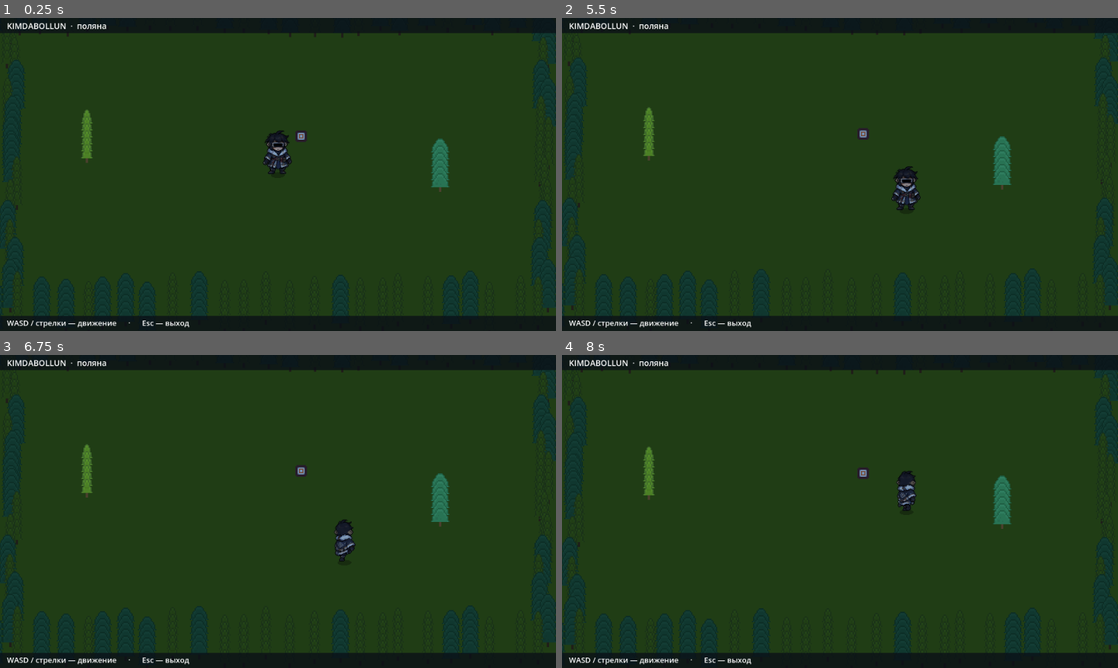
Above: before the commit, frames 1-4 (two rows, left to right).
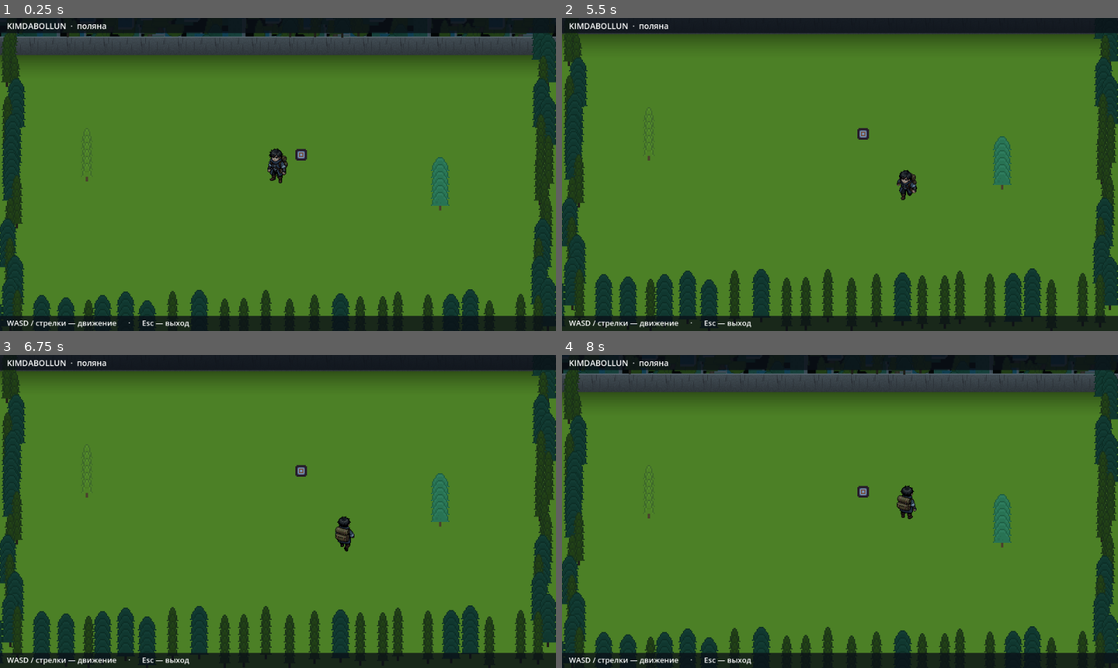
Above: after the commit, the same moments.

Repository: s4m5apu3l/kimdabollun
Game: Godot game, scene res://scenes/main.tscn
The game is run twice, just before and just after one commit, with the same random seed, the same clock (stepped at 60 frames per second) and the same inputs.
Inputs (mouse positions are in pixels of both pictures, inside the frame that each line leads up to):
- Up to frame 1 (0.25 s): no input
- Up to frame 2 (5.5 s): tap Enter at 0.5, 3.5 s; move the mouse to (962, 158) at 0.52 s; hold D (move_right) 0.53-1.25 s; click (962, 158) at 0.67 s; drag from (728, 190) to (812, 237) at 1.27 s; tap Space at 2, 5 s; move the mouse to (895, 105) at 2.02 s; hold D (move_right) 2.03-2.75 s; drag from (812, 237) to (673, 127) at 2.77 s; move the mouse to (1006, 221) at 3.52 s; hold A (move_left) 3.53-4.25 s; drag from (673, 127) to (756, 96) at 4.27 s; move the mouse to (867, 174) at 5.02 s; hold S (move_down) from 5.03 s (still down); click (867, 174) at 5.17 s
- Up to frame 3 (6.75 s): release S (move_down) at 5.75 s; drag from (194, 433) to (166, 527) at 5.77 s; tap Enter at 6.5 s; move the mouse to (400, 495) at 6.52 s; hold W (move_up) from 6.53 s (still down)
- Up to frame 4 (8 s): release W (move_up) at 7.25 s; drag from (728, 527) to (812, 574) at 7.27 s

The runs differ from the first frame. In frame 1, 81% of the frame differs, in the area x 0-100%, y 4-96%; in frame 2, 77%; in frame 3, 77%; in frame 4, 81%.

Commit message:
feat: новый герой (8 направлений) и сцена 3/4 с обрывом

Diff:
--- /dev/null
+++ b/assets/source/hero_sheet.json
@@ -0,0 +1,109 @@
+{
+  "character": {
+    "id": "2eeb0b14-9aa5-4a16-bb2b-e10b327c3bb8",
+    "name": "Idle",
+    "prompt": "Pixel art character, chibi proportions (3 heads tall), 1px dark outline, limited palette, top-down 3/4 view. Young wanderer with messy spiky black hair and bangs over the forehead, pale skin, dark eyes, calm serious expression. Dark gray-blue high scarf collar, long charcoal gray coat with lighter gray folds and wide sleeves, brown leather wrist wraps, brown leather belt with a silver buckle, diagonal brown leather chest strap with a metal buckle, black trousers, brown leather boots with ankle straps. Olive-brown bulky backpack with visible shoulder straps. Soft ellipse shadow under the feet. Transparent background.",
+    "size": {
+      "width": 64,
+      "height": 64
+    },
+    "directions": 8,
+    "view": "high top-down"
+  },
+  "spritesheet": {
+    "path": "Pixel_art_character_chib-Idle.png",
+    "cell_size": {
+      "width": 96,
+      "height": 96
+    },
+    "sheet_size": {
+      "width": 768,
+      "height": 864
+    },
+    "columns": 8,
+    "pivot": "cell-center",
+    "rows": [
+      {
+        "row": 0,
+        "type": "rotations",
+        "frame_count": 8,
+        "directions": [
+          "south",
+          "south-east",
+          "east",
+          "north-east",
+          "north",
+          "north-west",
+          "west",
+          "south-west"
+        ]
+      },
+      {
+        "row": 1,
+        "type": "animation",
+        "frame_count": 6,
+        "animation": "Running",
+        "animation_group_id": "13d084f3-7f8f-4bc6-842d-6dd5e3eb89bd",
+        "direction": "south"
+      },
+      {
+        "row": 2,
+        "type": "animation",
+        "frame_count": 6,
+        "animation": "Running",
+        "animation_group_id": "13d084f3-7f8f-4bc6-842d-6dd5e3eb89bd",
+        "direction": "south-east"
+      },
+      {
+        "row": 3,
+        "type": "animation",
+        "frame_count": 6,
+        "animation": "Running",
+        "animation_group_id": "13d084f3-7f8f-4bc6-842d-6dd5e3eb89bd",
+        "direction": "east"
+      },
+      {
+        "row": 4,
+        "type": "animation",
+        "frame_count": 6,
+        "animation": "Running",
+        "animation_group_id": "13d084f3-7f8f-4bc6-842d-6dd5e3eb89bd",
+        "direction": "north-east"
+      },
+      {
+        "row": 5,
+        "type": "animation",
+        "frame_count": 6,
+        "animation": "Running",
+        "animation_group_id": "13d084f3-7f8f-4bc6-842d-6dd5e3eb89bd",
+        "direction": "north"
+      },
+      {
+        "row": 6,
+        "type": "animation",
+        "frame_count": 6,
+        "animation": "Running",
+        "animation_group_id": "13d084f3-7f8f-4bc6-842d-6dd5e3eb89bd",
+        "direction": "north-west"
+      },
+      {
+        "row": 7,
+        "type": "animation",
+        "frame_count": 6,
+        "animation": "Running",
+        "animation_group_id": "13d084f3-7f8f-4bc6-842d-6dd5e3eb89bd",
+        "direction": "west"
+      },
+      {
+        "row": 8,
+        "type": "animation",
+        "frame_count": 6,
+        "animation": "Running",
+        "animation_group_id": "13d084f3-7f8f-4bc6-842d-6dd5e3eb89bd",
+        "direction": "south-west"
+      }
+    ]
+  },
+  "export_version": "1.0",
+  "export_date": "2026-11-04T06:58:43.064474+00:00"
+}
--- a/scenes/player/player.tscn
+++ b/scenes/player/player.tscn
@@ -3,7 +3,7 @@
 [ext_resource type="Script" path="res://scripts/player.gd" id="1_player"]
 
 [sub_resource type="RectangleShape2D" id="RectangleShape2D_body"]
-size = Vector2(22, 10)
+size = Vector2(22, 8)
 
 [node name="Player" type="CharacterBody2D"]
 motion_mode = 1
@@ -12,10 +12,10 @@
 [node name="Hero" type="AnimatedSprite2D" parent="."]
 
 [node name="CollisionShape2D" type="CollisionShape2D" parent="."]
-position = Vector2(0, -5)
+position = Vector2(0, -4)
 shape = SubResource("RectangleShape2D_body")
 
 [node name="Camera2D" type="Camera2D" parent="."]
-position = Vector2(0, -26)
+position = Vector2(0, -34)
 position_smoothing_enabled = true
 position_smoothing_speed = 8.0
--- a/scripts/arena.gd
+++ b/scripts/arena.gd
@@ -7,6 +7,18 @@
 const TILE := 32
 const TEX_GRASS := preload("res://assets/sprites/grass.png")
 const TEX_FOREST := preload("res://assets/sprites/forest.png")
+const TEX_CLIFF := preload("res://assets/sprites/cliff.png")
+const TEX_SHADOW := preload("res://assets/sprites/shadow.png")
+
+## Высота каменного обрыва позади поляны и глубина его тени на траве.
+const CLIFF_HEIGHT := 32.0
+
+## Сколько леса показываем над обрывом.
+const ART_ABOVE := 64.0
+const SHADOW_DEPTH := 40.0
+
+## Затемнение фонового леса: поляна должна читаться светлее окружения.
+const FOREST_TINT := Color(0.42, 0.48, 0.56, 1.0)
 
 ## Насколько фон-лес больше поляны (рисуется с запасом во все стороны).
 const FOREST_MARGIN := 256
@@ -23,7 +35,7 @@
 
 ## Границы камеры — ровно поляна.
 func camera_rect() -> Rect2:
-	return Rect2(Vector2.ZERO, size_px())
+	return Rect2(Vector2(0.0, -ART_ABOVE), Vector2(size_px().x, size_px().y + ART_ABOVE))
 
 
 ## Зона, по которой можно ходить: всё, кроме полосы деревьев по краю.
@@ -39,15 +51,29 @@
 	_add_tiled(
 		TEX_FOREST,
 		Vector2(-FOREST_MARGIN, -FOREST_MARGIN),
-		s + Vector2(FOREST_MARGIN, FOREST_MARGIN) * 2.0
+		s + Vector2(FOREST_MARGIN, FOREST_MARGIN) * 2.0,
+		FOREST_TINT
 	)
 	# Сама поляна.
 	_add_tiled(TEX_GRASS, Vector2.ZERO, s)
 
+	# Обрыв позади поляны: у стены видно лицо — это и даёт 3/4.
+	_add_tiled(TEX_CLIFF, Vector2.ZERO, Vector2(s.x, CLIFF_HEIGHT))
+
+	# Тень от обрыва, падающая на траву.
+	var shadow := Sprite2D.new()
+	shadow.texture = TEX_SHADOW
+	shadow.texture_repeat = CanvasItem.TEXTURE_REPEAT_ENABLED
+	shadow.region_enabled = true
+	shadow.region_rect = Rect2(Vector2.ZERO, Vector2(s.x, SHADOW_DEPTH))
+	shadow.centered = false
+	shadow.position = Vector2(0.0, CLIFF_HEIGHT)
+	add_child(shadow)
+
 	_build_walls()
 
 
-func _add_tiled(texture: Texture2D, at: Vector2, area: Vector2) -> void:
+func _add_tiled(texture: Texture2D, at: Vector2, area: Vector2, tint: Color = Color.WHITE) -> void:
 	var sprite := Sprite2D.new()
 	sprite.texture = texture
 	sprite.texture_repeat = CanvasItem.TEXTURE_REPEAT_ENABLED
@@ -55,7 +81,7 @@
 	sprite.region_rect = Rect2(Vector2.ZERO, area)
 	sprite.centered = false
 	sprite.position = at
-	sprite.modulate = Color(0.42, 0.48, 0.56, 1.0) if area.x > 400.0 else Color.WHITE
+	sprite.modulate = tint
 	add_child(sprite)
 
 
--- a/scripts/main.gd
+++ b/scripts/main.gd
@@ -39,7 +39,7 @@
 	# Верхний и нижний край.
 	var x := -12.0
 	while x < size.x + 12.0:
-		_add_sprite(_pick_tree(rng), Vector2(x + rng.randf_range(-4.0, 4.0), rng.randf_range(20.0, 34.0)), NIGHT)
+		_add_sprite(_pick_tree(rng), Vector2(x + rng.randf_range(-4.0, 4.0), rng.randf_range(-10.0, 2.0)), NIGHT)
 		_add_sprite(_pick_tree(rng), Vector2(x + rng.randf_range(-6.0, 6.0), size.y + rng.randf_range(-16.0, 4.0)), NIGHT)
 		x += rng.randf_range(30.0, 48.0)
 
--- a/scripts/player.gd
+++ b/scripts/player.gd
@@ -1,19 +1,31 @@
 extends CharacterBody2D
 class_name Player
-## Герой. Кадры нарезаны из атласа (tools/hero_frames.py) и уменьшены вдвое.
-## Origin — по центру ступней: спрайт поднят на половину высоты.
+## Герой из атласа Pixel_art_character_chib (8 направлений: стойка + бег).
+## Origin — по центру ступней: ячейка 96×96 поднята на половину высоты.
 
 const SPEED := 165.0
 const ACCEL := 1400.0
 const FRICTION := 2000.0
 
 const FRAME_DIR := "res://assets/sprites/hero/"
-const FRAME_COUNT := 4
-const WALK_FPS := 9.0
+const RUN_FRAMES := 6
+const RUN_FPS := 12.0
+const CELL := 96.0
 
-const DIRECTIONS := ["down", "up", "side"]
+## 8 направлений: код кадра и вектор.
+const DIRS := [
+	{"code": "e", "v": Vector2(1.0, 0.0)},
+	{"code": "se", "v": Vector2(1.0, 1.0)},
+	{"code": "s", "v": Vector2(0.0, 1.0)},
+	{"code": "sw", "v": Vector2(-1.0, 1.0)},
+	{"code": "w", "v": Vector2(-1.0, 0.0)},
+	{"code": "nw", "v": Vector2(-1.0, -1.0)},
+	{"code": "n", "v": Vector2(0.0, -1.0)},
+	{"code": "ne", "v": Vector2(1.0, -1.0)},
+]
 
 var facing := Vector2.DOWN
+var direction := "s"
 
 var _bounds := Rect2()
 var _current := ""
@@ -24,8 +36,8 @@
 
 func _ready() -> void:
 	hero.sprite_frames = _build_frames()
-	hero.offset = Vector2(0.0, -float(hero.sprite_frames.get_frame_texture("idle_down", 0).get_height()) * 0.5)
-	_play("idle_down")
+	hero.offset = Vector2(0.0, -CELL * 0.5)
+	_play("idle_" + direction)
 
 
 func _build_frames() -> SpriteFrames:
@@ -33,19 +45,21 @@
 	if frames.has_animation("default"):
 		frames.remove_animation("default")
 
-	for dir in DIRECTIONS:
-		var walk: String = "walk_" + dir
-		frames.add_animation(walk)
-		frames.set_animation_speed(walk, WALK_FPS)
-		frames.set_animation_loop(walk, true)
-		for i in FRAME_COUNT:
-			frames.add_frame(walk, load(FRAME_DIR + "walk_%s_%d.png" % [dir, i]))
+	for d in DIRS:
+		var code: String = d["code"]
 
-		var idle: String = "idle_" + dir
+		var idle: String = "idle_" + code
 		frames.add_animation(idle)
 		frames.set_animation_speed(idle, 1.0)
 		frames.set_animation_loop(idle, false)
-		frames.add_frame(idle, load(FRAME_DIR + "walk_%s_0.png" % dir))
+		frames.add_frame(idle, load(FRAME_DIR + "idle_%s.png" % code))
+
+		var run: String = "run_" + code
+		frames.add_animation(run)
+		frames.set_animation_speed(run, RUN_FPS)
+		frames.set_animation_loop(run, true)
+		for i in RUN_FRAMES:
+			frames.add_frame(run, load(FRAME_DIR + "run_%s_%d.png" % [code, i]))
 
 	return frames
 
@@ -67,25 +81,23 @@
 	else:
 		velocity = velocity.move_toward(input_dir * SPEED, ACCEL * delta)
 		facing = input_dir.normalized()
+		direction = _dir_code(input_dir)
 
 	move_and_slide()
 	_clamp_to_arena()
-	_update_animation(input_dir)
+	_play(("run_" if input_dir != Vector2.ZERO else "idle_") + direction)
 
 
-func _update_animation(input_dir: Vector2) -> void:
-	var moving := input_dir != Vector2.ZERO
-	var dir := "side"
-	if moving:
-		if absf(input_dir.y) >= absf(input_dir.x):
-			dir = "down" if input_dir.y > 0.0 else "up"
-		else:
-			dir = "side"
-	elif _current != "":
-		dir = _current.get_slice("_", 1)
-
-	hero.flip_h = dir == "side" and facing.x < 0.0
-	_play(("walk_" if moving else "idle_") + dir)
+func _dir_code(v: Vector2) -> String:
+	var best := "s"
+	var best_dot := -2.0
+	var n := v.normalized()
+	for d in DIRS:
+		var dot: float = n.dot((d["v"] as Vector2).normalized())
+		if dot > best_dot:
+			best_dot = dot
+			best = d["code"]
+	return best
 
 
 func _play(animation: String) -> void:
@@ -99,10 +111,3 @@
 	if _bounds.size == Vector2.ZERO:
 		return
 	global_position = global_position.clamp(_bounds.position, _bounds.end)
-
-
-func _draw() -> void:
-	# Мягкая тень под ногами.
-	draw_set_transform(Vector2.ZERO, 0.0, Vector2(1.0, 0.4))
-	draw_circle(Vector2(0.0, -2.0), 12.0, Color(0.0, 0.0, 0.0, 0.28))
-	draw_set_transform(Vector2.ZERO, 0.0, Vector2.ONE)
Not shown, added: assets/source/hero_atlas.png.import
Binary file added: assets/source/hero_sheet.png
Not shown, added: assets/source/hero_sheet.png.import
Binary file added: assets/sprites/cliff.png
Not shown, added: assets/sprites/cliff.png.import
Binary file removed: assets/sprites/hero/attack_0.png
Binary file removed: assets/sprites/hero/attack_1.png
Binary file removed: assets/sprites/hero/attack_2.png
Binary file removed: assets/sprites/hero/attack_3.png
Binary file removed: assets/sprites/hero/attack_4.png
Binary file added: assets/sprites/hero/idle_e.png
Not shown, added: assets/sprites/hero/idle_e.png.import
(and 124 more such lines)
